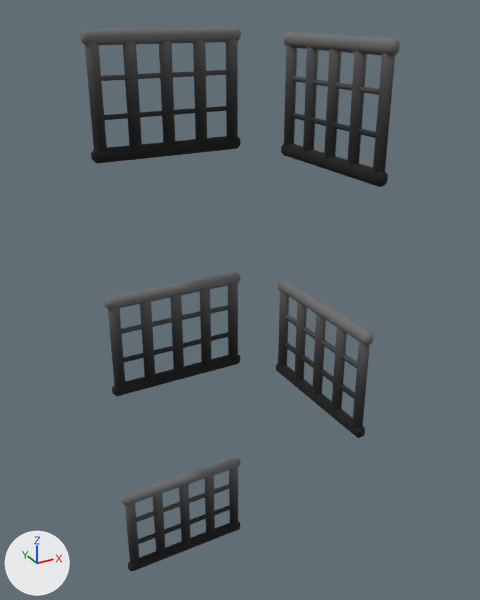
Renders of the FBX model Assets/PackageAsset/Honda 1/Wood/SM_Wood_Window_04.fbx from each side of a commit.
Before and after are seen from a camera (50 mm lens) standing at (-1.02, -1.97, 2.95) and looking at (0.15, 0.16, 1.89). The lights are fixed; the arrows at lower left show +X, +Y and +Z. Where no turn or scale is listed for an object, it has been applied to the vertices.

In view in the first picture: 'SM_Wood_Window_04'.
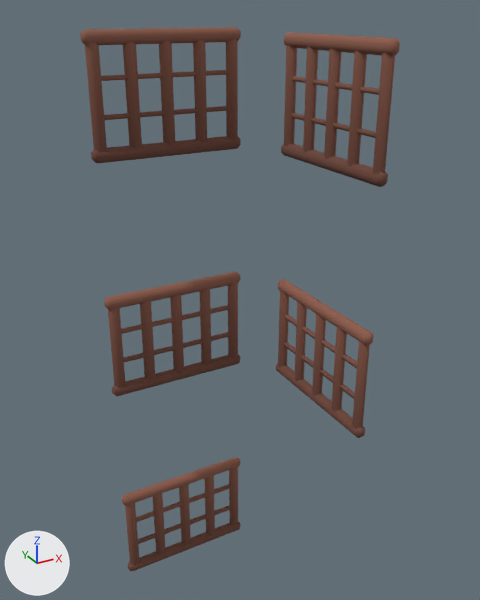
Changed parts and their boxes (x1, y1, x2, y2) in the pictures (480 x 600 px):
'SM_Wood_Window_04', surface changed (black to brown)
    both: (80, 27, 400, 571)

The change in detail:
Picture 'T_All_01.png' (img_t_all_01_png) is new.
Material 'MI_Wood_01' (mat_mi_wood_01) changes its picture from img_t_clay_01_png to img_t_all_01_png.
